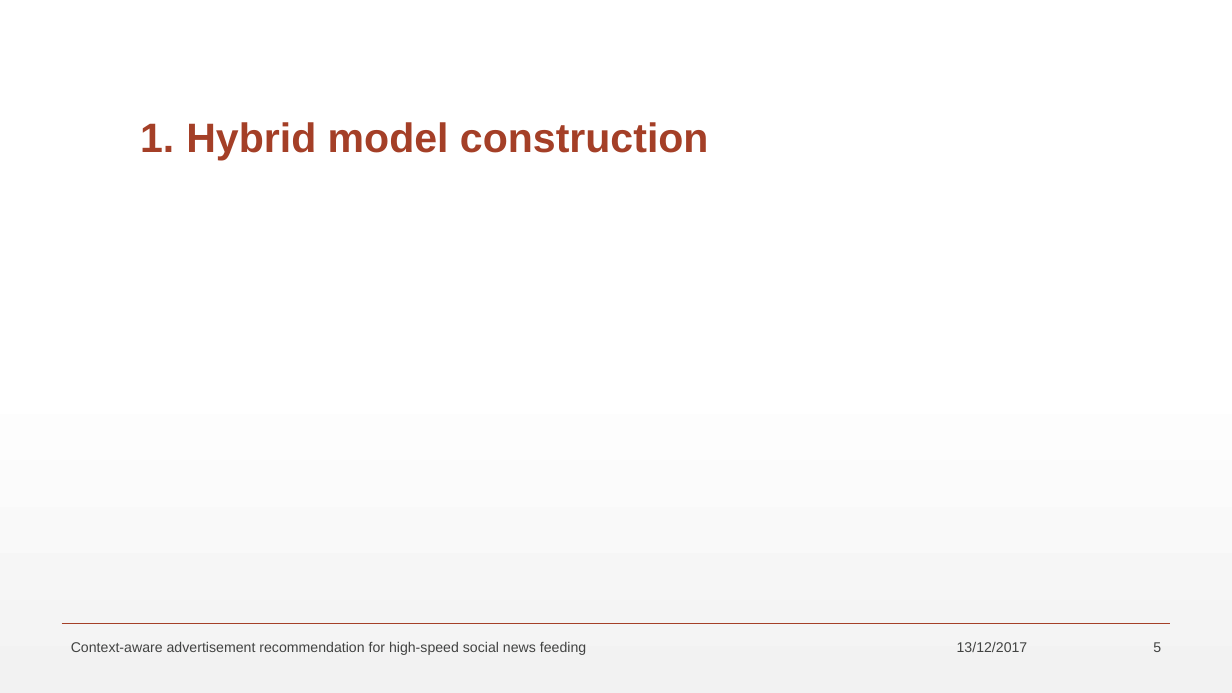
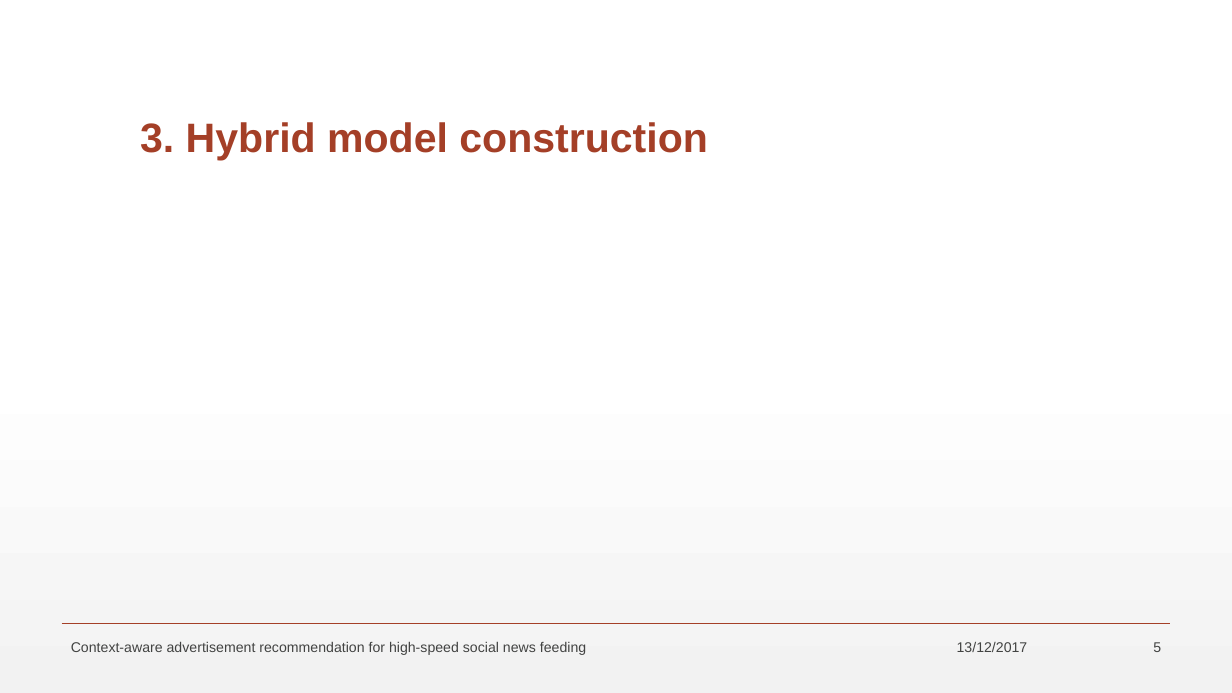
Before and after one commit to maltahan/Seminar, a slide deck: slide 5 of SeminarPresentation.pptx. Drawn at 1232x693 pixels with LibreOffice and Linux fonts; fonts in the diff are those of the drawing; grey boxes stand for pictures. Boxes give left, top, right and bottom in pixels: in the first picture for what was removed or moved away, otherwise in the second. Text is boxed around its words. In the diff, an @@ line names an element or a change of style, - is before the commit and + after.

```diff
--- a/SeminarPresentation.pptx
+++ b/SeminarPresentation.pptx
@@ title at (140,122,708,161): text changed @@
-1. Hybrid model construction
+3. Hybrid model construction
```
Also in this commit, not shown: 10 other slides changed, 3 slides added.
